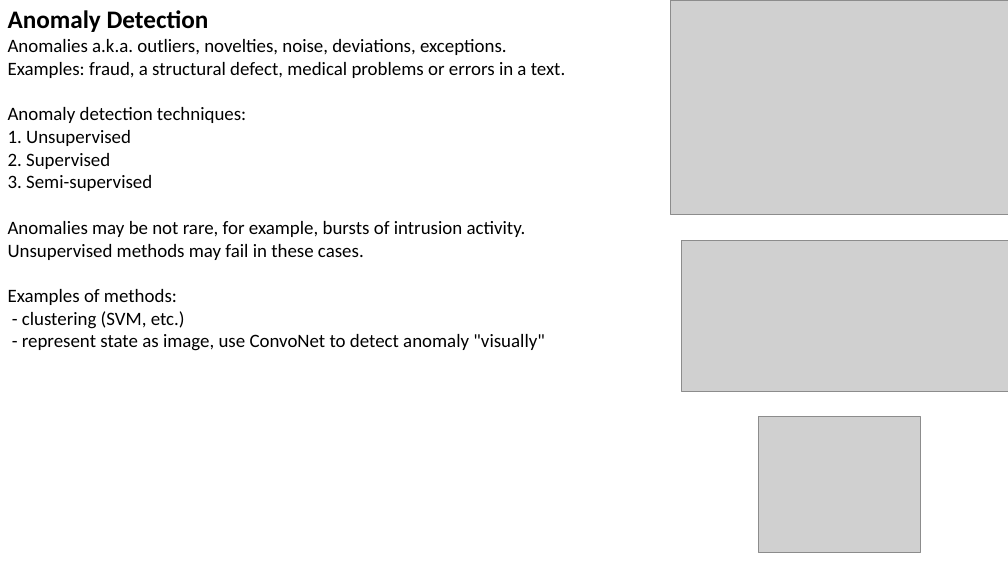
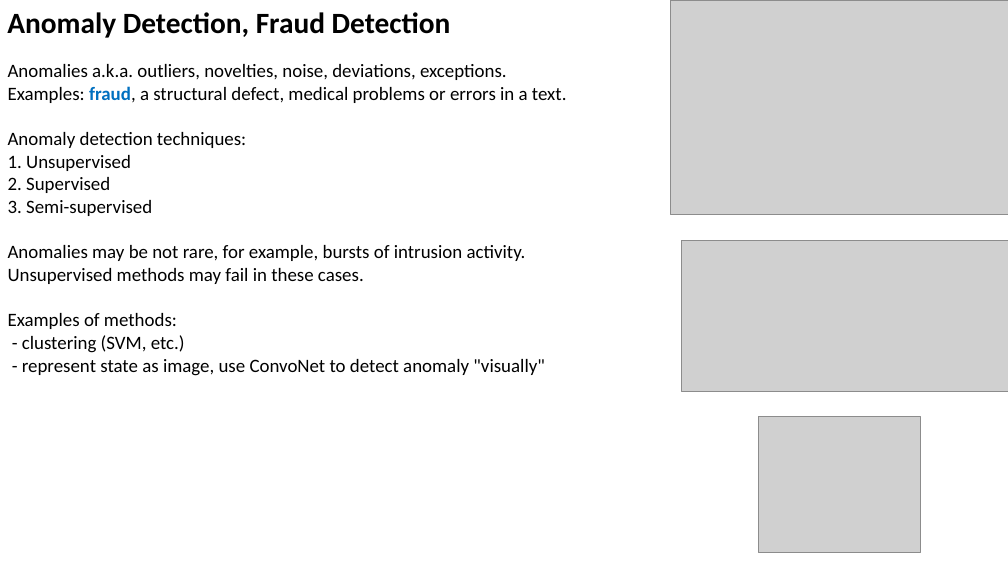
Before and after one commit to lselector/ml_ai_doc, a slide deck: slide 1 of Anomaly_Fraud_Detection.pptx. Drawn at 1008x567 pixels with LibreOffice and Linux fonts; fonts in the diff are those of the drawing; grey boxes stand for pictures. Boxes give left, top, right and bottom in pixels: in the first picture for what was removed or moved away, otherwise in the second. Text is boxed around its words. In the diff, an @@ line names an element or a change of style, - is before the commit and + after.

Commit message:
Anomaly Fraud detection

```diff
--- a/Anomaly_Fraud_Detection.pptx
+++ b/Anomaly_Fraud_Detection.pptx
@@ text added at bbox=[7, 12, 451, 38], 28 pt, text #000000, bold @@
+Anomaly Detection, Fraud Detection
@@ text at bbox=[8, 10, 209, 32]: paragraph removed @@
-Anomaly Detection
@@ text "Anomalies a.k.a. outliers, novelties, noise, ...": place and size @@
-text "Anomalies a.k.a. outliers, novelties, noise, ..." at bbox=[8, 10, 566, 351]
+text "Anomalies a.k.a. outliers, novelties, noise, ..." at bbox=[8, 64, 567, 376]
@@ text at bbox=[8, 86, 567, 103]: text colour #000000 to #0070C0, bold on in "fraud," @@
```
Also in this commit, not shown: 2 other slides changed, 1 other file.
